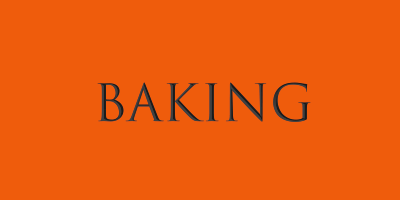
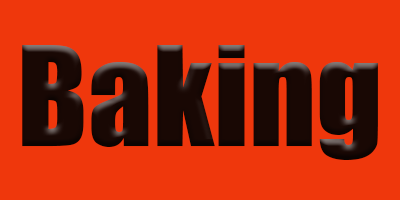
The second 400x200 image is a revision of the first. Changes to its layers:
added layer "Baking" above "Layer 1" over (22, 45, 378, 160)
renamed "BAKING" to "Layer 1", painted on it over (0, 0, 400, 200)
